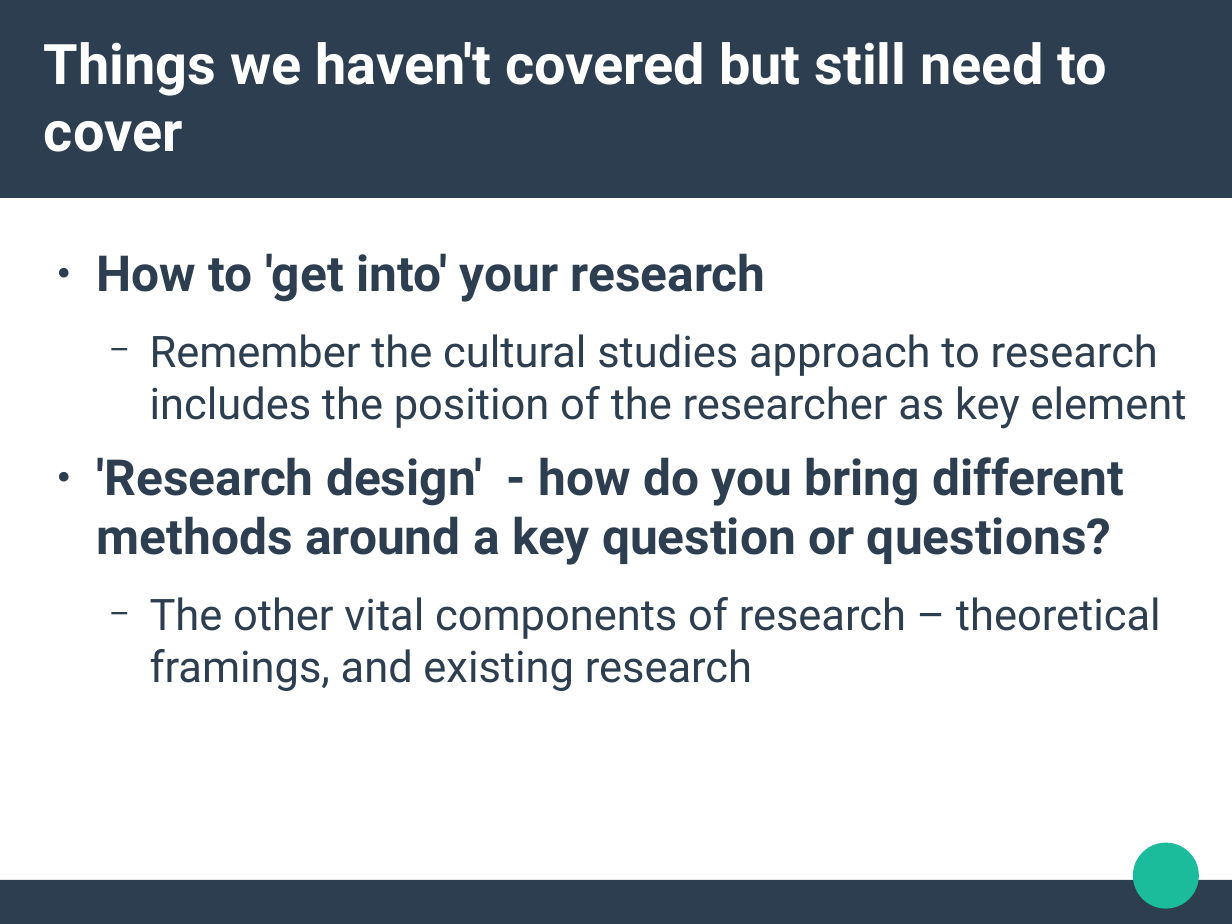
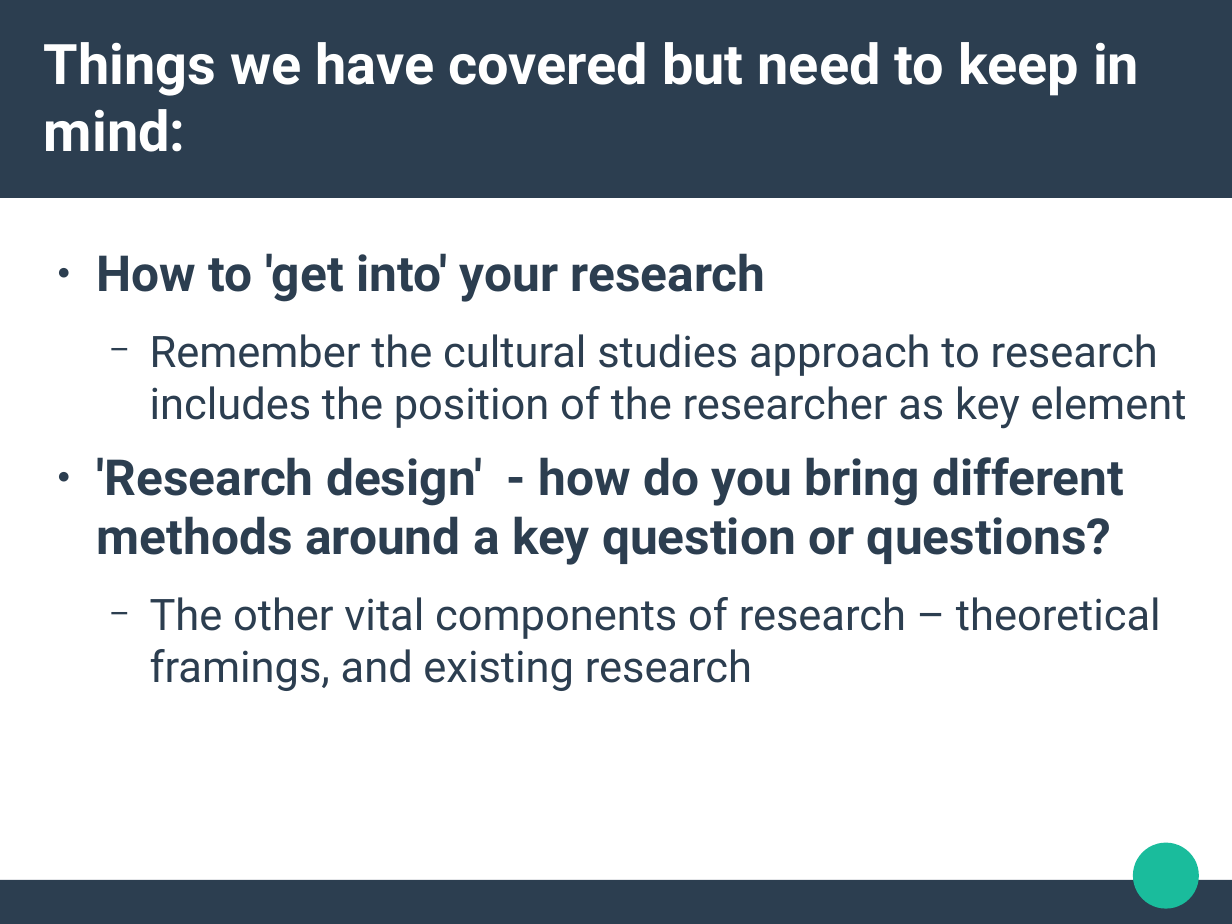
Before and after one commit to rian39/socl923, a slide deck: slide 9 of lectures/week8.odp (slide 8 before the commit). Drawn at 1232x924 pixels with LibreOffice and Linux fonts; fonts in the diff are those of the drawing. Boxes give left, top, right and bottom in pixels: in the first picture for what was removed or moved away, otherwise in the second. Text is boxed around its words. In the diff, an @@ line names an element or a change of style, - is before the commit and + after.

```diff
--- a/lectures/week8.odp
+++ b/lectures/week8.odp
@@ title at box(44, 42, 1139, 152): text changed @@
-Things we haven't covered but still need to cover
+Things we have covered but need to keep in mind:
```
Also in this commit, not shown: 7 other slides changed, 5 slides added, 1 slide removed, 1 other file.
